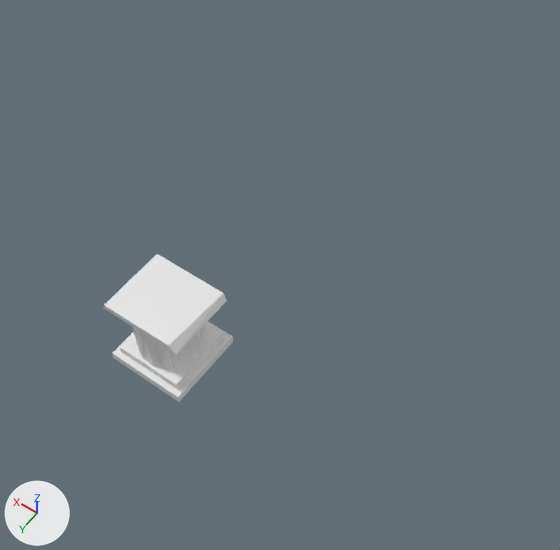
What one commit did to the glTF model model.glb.
The view is the same before and after, from a 50 mm camera at (-12.7, 8.22, 19.33) aimed at (-4.7, -2.98, 1.73). Lighting does not change. The marker at lower left points along +X, +Y and +Z. The older version comes first. Where no turn or scale is listed for an object, it has been applied to the vertices.
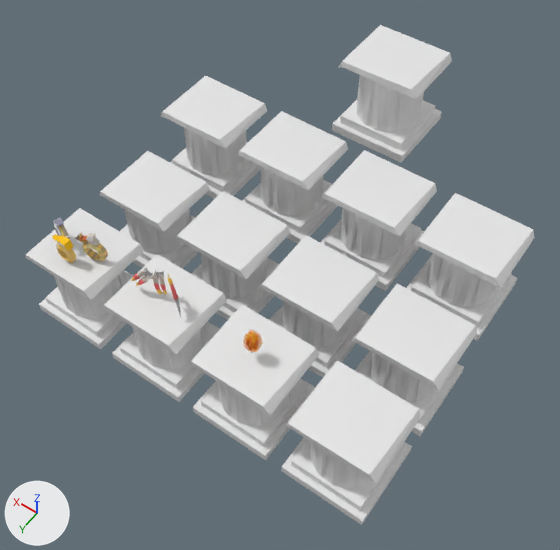
Changed parts and their boxes [x1, y1, x2, y2] in the pictures (560 x 550 px):
'Cube.003', added
    after: [282, 360, 421, 525]
'Cube.117', added
    after: [189, 304, 319, 460]
'Cube.086', added
    after: [407, 193, 535, 341]
'Cube.005', added
    after: [352, 284, 477, 436]
'Cube.089', added
    after: [332, 25, 452, 163]
'Cube.087', added
    after: [320, 150, 437, 291]
'Cube.006', added
    after: [259, 235, 379, 377]
'Cube.008', added
    after: [238, 111, 348, 244]
'Cube.001', added
    after: [25, 208, 144, 349]
'Cube.004', added
    after: [176, 191, 290, 320]
'Cube.088', added
    after: [161, 76, 267, 199]
'Cube.007', added
    after: [99, 151, 210, 268]
'Object (2)', added
    after: [75, 232, 108, 261]
'Object (7)', added
    after: [131, 267, 167, 295]
'Object (4)', added
    after: [52, 234, 76, 263]
'Object (8)', added
    after: [243, 330, 263, 353]
'BRing', added
    after: [54, 218, 70, 239]
'Object (5)', added
    after: [168, 274, 181, 317]

The change, as a list of edits to the scene's bpy script:
```text
Add ob_object__8:
    ob_object__8 = bpy.data.objects.new('Object (8)', me_object__8)  # 88 vertices, 168 faces; spans x -0.22..0.22, y -0.066..0.374, z -0.396..0.418; in mat_c0_007 (orange #ffa716), mat_c1_007 (orange #ffa716), mat_c2_007 (orange #ff3800), mat_c3_007 (red #e80000)
    ob_object__8.location = (-6.03, -0.12, 3.15)
Add ob_object__7:
    ob_object__7 = bpy.data.objects.new('Object (7)', me_object__7)  # 108 vertices, 198 faces; spans x -0.471..0.551, y -0.3..0.217, z -0.528..0.305; in mat_c0_006 (yellow #f2c249), mat_c1_006 (yellow #e0b345), mat_c2_006 (red #df6363), mat_c3_006 (red #ee6c6c), mat_c4_005 (light grey #c4b8ac), mat_c5_005 (pale yellow #cec4b9), mat_c6_005 (grey #9d9d9d)
    ob_object__7.location = (-2.64, 0.03, 3.14)
Add ob_object__5:
    ob_object__5 = bpy.data.objects.new('Object (5)', me_object__5)  # 38 vertices, 72 faces; spans x -0.398..0.421, y -0.315..0.216, z -0.571..0.595; in mat_c0_005 (yellow #e4b100), mat_c1_005 (grey #bdbdbd), mat_c2_005 (red #dc6060), mat_c3_005 (grey #9d9d9d)
    ob_object__5.location = (-3.47, 0.08, 3.25)
Add ob_object__4:
    ob_object__4 = bpy.data.objects.new('Object (4)', me_object__4)  # 82 vertices, 127 faces; spans x -0.319..0.343, y 0.0..0.245, z -0.319..0.564; in mat_c0_004 (white #ecece5), mat_c1_004 (yellow #ffc816), mat_c2_004 (white #ffffff), mat_c3_004 (orange #eac067), mat_c4_004 (orange #efc774), mat_c5_004 (beige #f0cb84), mat_c6_004 (beige #d4a276), mat_c7_004 (beige #e7bd88), mat_c8_004 (orange #f8ce7a), mat_c9_004 (beige #d48e76), mat_c10_004 (beige #f2d49d), mat_c11_004 (beige #d79a77), mat_c12_004 (yellow #eacb67), mat_c13_004 (pale yellow #e8e0d2)
    ob_object__4.location = (0.0, 0.42, 2.91)
Add ob_object__2:
    ob_object__2 = bpy.data.objects.new('Object (2)', me_object__2)  # 84 vertices, 130 faces; spans x -0.383..0.491, y -0.035..0.292, z -0.338..0.694; in mat_c0_003 (orange #cb8b3d), mat_c1_003 (yellow #91906e), mat_c2_003 (brown #91806e), mat_c3_003 (beige #f0cb84), mat_c4_003 (orange #cb6d3d), mat_c5_003 (light grey #cfc8bd), mat_c6_003 (white #ebebeb), mat_c7_003 (grey #766e66), mat_c8_003 (orange #f8ce7a), mat_c9_003 (beige #dcce93), mat_c10_003 (beige #bda57d), mat_c11_003 (orange #efc774), mat_c12_003 (yellow #d0bf73), mat_c13_003 (orange #eac067), mat_c14_003 (red #df7763), mat_c15_003 (beige #bd997d), mat_c16_003 (yellow #f0dc84), mat_c17_003 (orange #df9563), mat_c18_003 (beige #eddfad), mat_c19_003 (yellow #d0c673)
    ob_object__2.location = (-0.59, -0.08, 2.93)
Add ob_cube_117:
    ob_cube_117 = bpy.data.objects.new('Cube.117', me_cube_004.copy())  # the mesh of ob_cube_002
    ob_cube_117.location = (-6.0, 0.0, 0.0)
Add ob_cube_089:
    ob_cube_089 = bpy.data.objects.new('Cube.089', me_cube_004.copy())  # the mesh of ob_cube_002
    ob_cube_089.location = (-4.51, -9.0, 3.0)
Add ob_cube_088:
    ob_cube_088 = bpy.data.objects.new('Cube.088', me_cube_004.copy())  # the mesh of ob_cube_002
    ob_cube_088.location = (0.0, -6.0, 1.0)
Add ob_cube_087:
    ob_cube_087 = bpy.data.objects.new('Cube.087', me_cube_004.copy())  # the mesh of ob_cube_002
    ob_cube_087.location = (-6.0, -6.0, 1.0)
Add ob_cube_086:
    ob_cube_086 = bpy.data.objects.new('Cube.086', me_cube_004.copy())  # the mesh of ob_cube_002
    ob_cube_086.location = (-9.0, -6.0, 1.0)
Add ob_cube_008:
    ob_cube_008 = bpy.data.objects.new('Cube.008', me_cube_004.copy())  # the mesh of ob_cube_002
    ob_cube_008.location = (-3.0, -6.0, 1.0)
Add ob_cube_007:
    ob_cube_007 = bpy.data.objects.new('Cube.007', me_cube_004.copy())  # the mesh of ob_cube_002
    ob_cube_007.location = (0.0, -3.0, 0.0)
Add ob_cube_006:
    ob_cube_006 = bpy.data.objects.new('Cube.006', me_cube_004.copy())  # the mesh of ob_cube_002
    ob_cube_006.location = (-6.0, -3.0, 0.0)
Add ob_cube_005:
    ob_cube_005 = bpy.data.objects.new('Cube.005', me_cube_004.copy())  # the mesh of ob_cube_002
    ob_cube_005.location = (-9.0, -3.0, 0.0)
Add ob_cube_004:
    ob_cube_004 = bpy.data.objects.new('Cube.004', me_cube_004.copy())  # the mesh of ob_cube_002
    ob_cube_004.location = (-3.0, -3.0, 0.0)
Add ob_cube_003:
    ob_cube_003 = bpy.data.objects.new('Cube.003', me_cube_004.copy())  # the mesh of ob_cube_002
    ob_cube_003.location = (-9.0, 0.0, 0.0)
Add ob_cube_001:
    ob_cube_001 = bpy.data.objects.new('Cube.001', me_cube_004.copy())  # the mesh of ob_cube_002
    ob_cube_001.location = (0.0, 0.0, 0.0)
Add ob_bring:
    ob_bring = bpy.data.objects.new('BRing', me_bring)  # 120 vertices, 188 faces; spans x -0.496..0.368, y -0.079..0.376, z -0.332..0.629; in mat_c0_002 (white #f0f0f0), mat_c1_002 (blue #9e9ece), mat_c2_002 (grey #a1a1b8), mat_c3_002 (light grey #c7c7c7), mat_c4_002 (grey #969696), mat_c5_002 (light grey #c9c9c9), mat_c6_002 (greyish blue #8f8fbb), mat_c7_002 (greyish purple #ad9ac8), mat_c8_002 (greyish blue #9a9ac8), mat_c9_002 (light grey #afafc8), mat_c10_002 (white #e0e2e9), mat_c11_002 (white #dedfe7), mat_c12_002 (white #e5e7ec), mat_c13_002 (white #f8f8f8), mat_c14_002 (yellow #ffe87a), mat_c15_002 (yellow #efdb7d), mat_c16_002 (beige #b09887), mat_c17_002 (beige #b8a779), mat_c18_002 (white #e5e5ec), mat_c19_002 (white #e8e8ee), mat_c20_002 (beige #b0a487), mat_c21_002 (red #a50000)
    ob_bring.location = (0.62, -0.03, 2.92)
```
